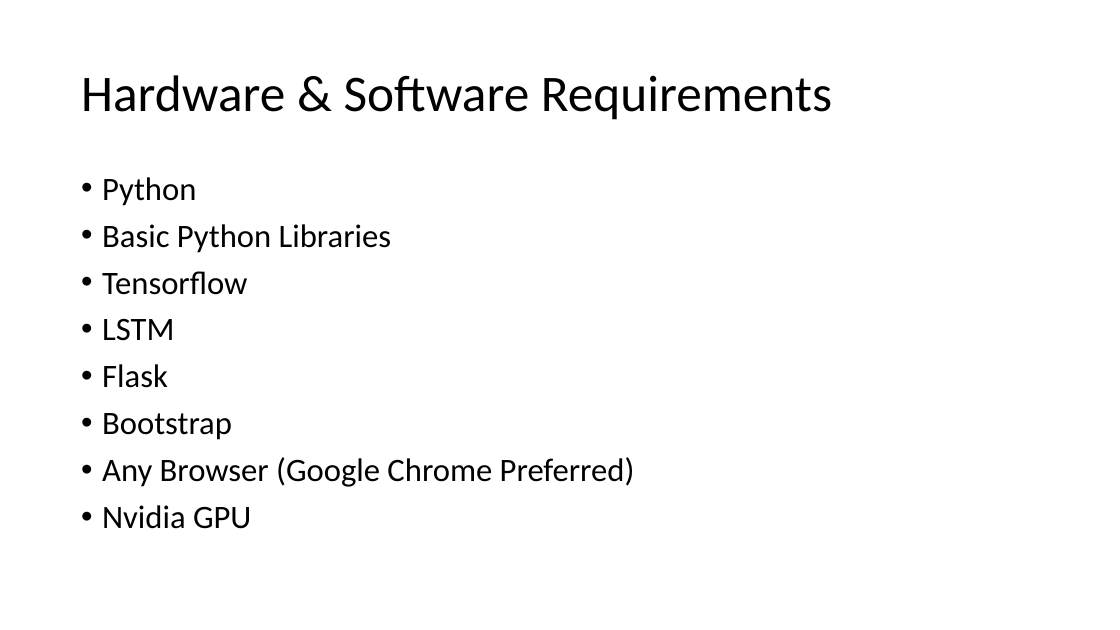
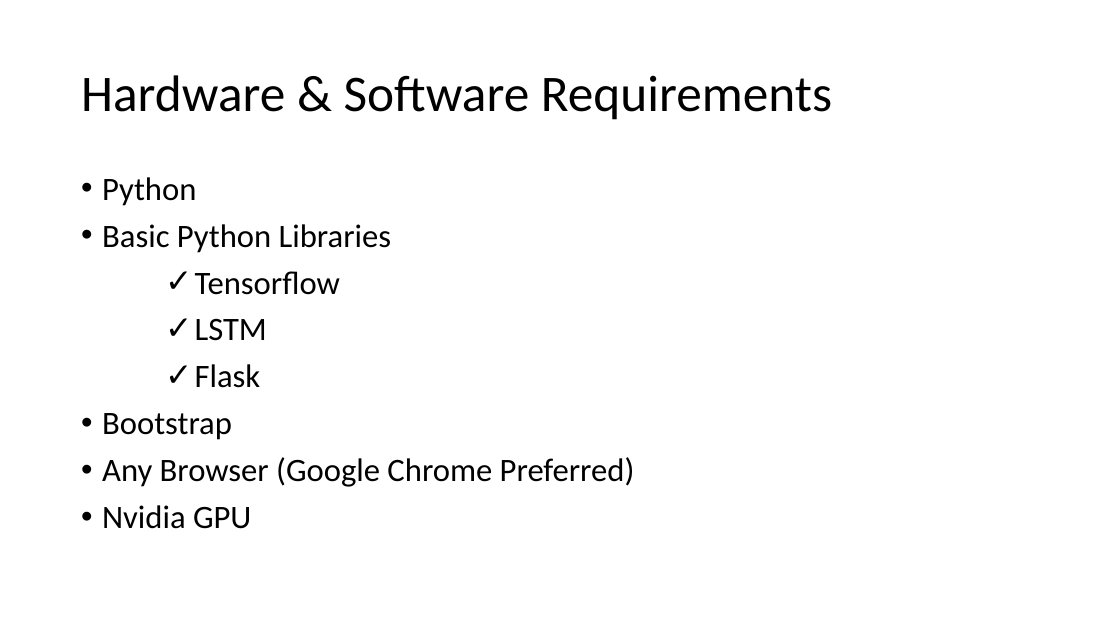
Before and after one commit to sarvesh2000/ezfinup, a slide deck: slide 10 of PPT and Report/PPTs/EZFINUP - 0th Review PPT.pptx. Drawn at 1120x630 pixels with LibreOffice and Linux fonts; fonts in the diff are those of the drawing. Boxes give left, top, right and bottom in pixels: in the first picture for what was removed or moved away, otherwise in the second. Text is boxed around its words. In the diff, an @@ line names an element or a change of style, - is before the commit and + after.

Commit message:
Updated PPT

```diff
--- a/PPT and Report/PPTs/EZFINUP - 0th Review PPT.pptx
+++ b/PPT and Report/PPTs/EZFINUP - 0th Review PPT.pptx
@@ text at (195, 271, 340, 388): bullet • to ✓; list level 1 to 3 in "Tensorflow"; list level 1 to 3 in "LSTM"; list level 1 to 3 in "Flask" @@
```
Also in this commit, not shown: 1 other file.
